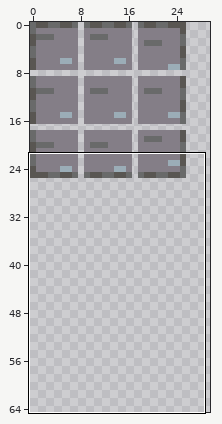
Two states of a pixel-art file, Assets/Sprites/Aseprite/MainSheet.aseprite. The first picture is a wide view before the edit; the outline marks the close-up.
Close-up. Before:
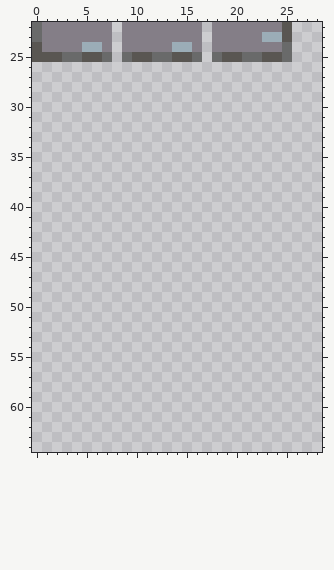
250x250 pixels, 1 frame. Shown: x 0..28, y 22..64. The wide view leaves out empty margins.
Once edited:
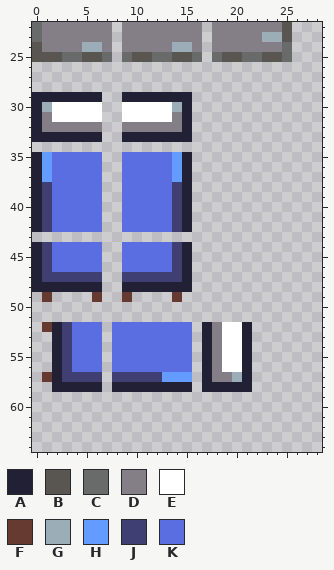
Palette (. is transparent): A #222034  B #595652  C #696a6a  D #847e87  E #ffffff  F #663931  G #9badb7  H #639bff  J #3f3f74  K #5b6ee1
Diff:
@@ x 0..28 @@
 28 .............................
-29 .............................
-30 .............................
-31 .............................
-32 .............................
-33 .............................
+29 AAAAAAA..AAAAAAA.............
+30 AGEEEEE..EEEEEGA.............
+31 ADEEEEE..EEEEEDA.............
+32 ADDDDDD..DDDDDDA.............
+33 AAAAAAA..AAAAAAA.............
 34 .............................
-35 .............................
-36 .............................
-37 .............................
-38 .............................
-39 .............................
-40 .............................
-41 .............................
-42 .............................
+35 AHKKKKK..KKKKKHA.............
+36 AHKKKKK..KKKKKHA.............
+37 AHKKKKK..KKKKKHA.............
+38 AJKKKKK..KKKKKJA.............
+39 AJKKKKK..KKKKKJA.............
+40 AJKKKKK..KKKKKJA.............
+41 AJKKKKK..KKKKKJA.............
+42 AJKKKKK..KKKKKJA.............
 43 .............................
-44 .............................
-45 .............................
-46 .............................
-47 .............................
-48 .............................
-49 .............................
+44 AJKKKKK..KKKKKJA.............
+45 AJKKKKK..KKKKKJA.............
+46 AJKKKKK..KKKKKJA.............
+47 AJJJJJJ..JJJJJJA.............
+48 AAAAAAA..AAAAAAA.............
+49 .F....F..F....F..............
 50 .............................
 51 .............................
-52 .............................
-53 .............................
-54 .............................
-55 .............................
-56 .............................
-57 .............................
-58 .............................
+52 .FAJKKK.KKKKKKKK.ADEEA.......
+53 ..AJKKK.KKKKKKKK.ADEEA.......
+54 ..AJKKK.KKKKKKKK.ADEEA.......
+55 ..AJKKK.KKKKKKKK.ADEEA.......
+56 ..AJKKK.KKKKKKKK.ADEEA.......
+57 .FAJJJJ.JJJJJHHH.ADDGA.......
+58 ..AAAAA.AAAAAAAA.AAAAA.......
 59 .............................
Boxes around the changes in both close-ups, in picture pixels (x1, y1, x2, y2):
added: (32, 92, 252, 392)
